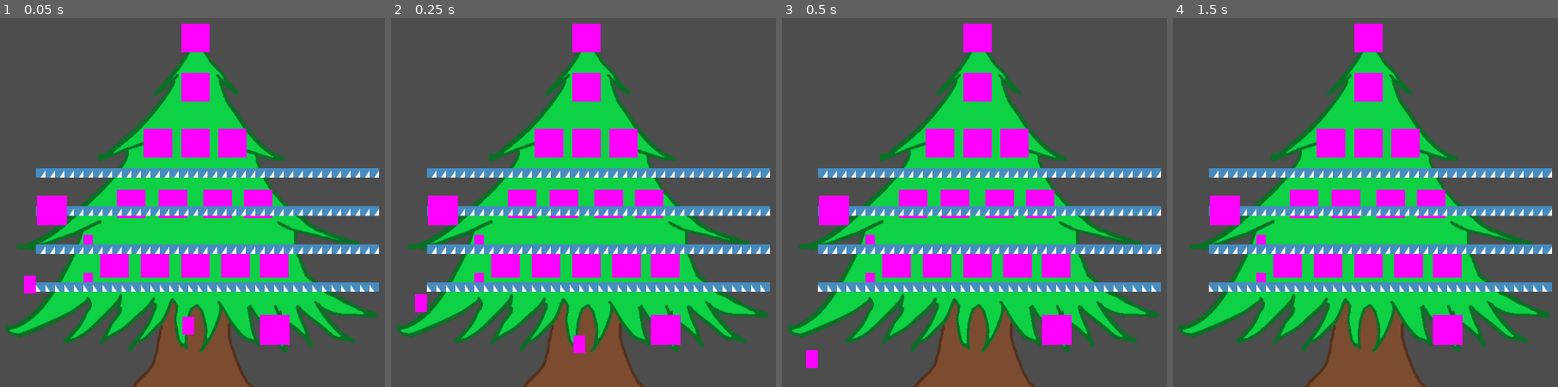
Above: before the commit, frames 1-4 (left to right).
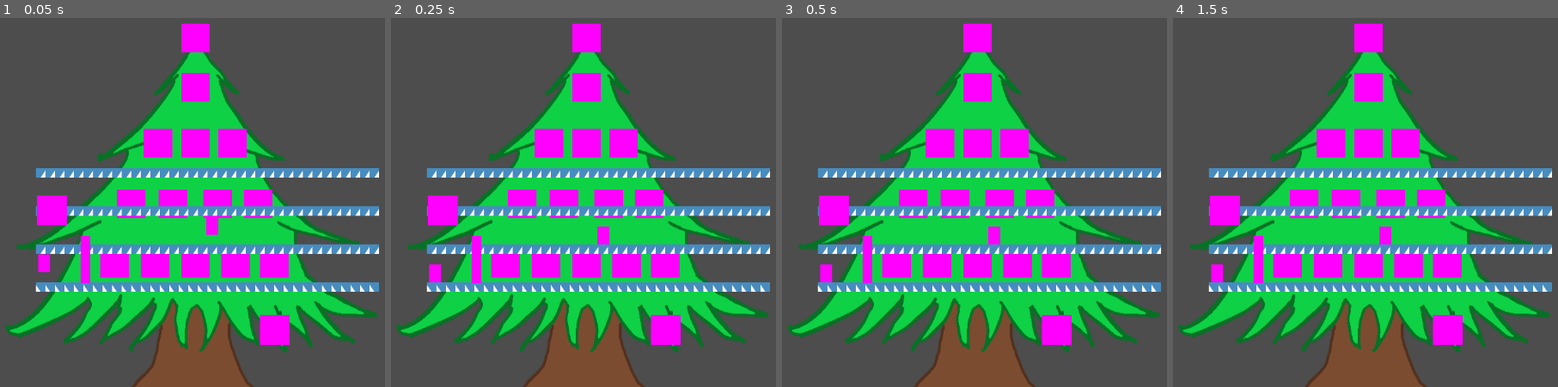
Above: after the commit, the same moments.

Repository: SupakornPholsiri/Decorate_christmas_tree
Game: Godot game, scene res://test.tscn
Same seed, same stepped clock (60 frames per second), same inputs: the game is played once before the commit and once after it. This scene is started directly instead of the project's main scene. The engine's default icon, where the game draws it, is replaced by a stand-in: a white triangle on a blue panel in a dark square.
Inputs:
- Up to frame 1 (0.05 s): no input
- Up to frame 2 (0.25 s): no input
- Up to frame 3 (0.5 s): no input
- Up to frame 4 (1.5 s): tap Enter at 1.25 s

The runs differ from the first frame. In frame 1, 0.9% of the frame differs, in the area x 6-57%, y 54-86%; in frame 2, 0.9%, in the area x 6-57%, y 56-91%; in frame 3, 0.8%; in frame 4, 0.6%.

Commit message:
change ladder into scene instead of tilemap

Diff:
--- a/Player/player.gd
+++ b/Player/player.gd
@@ -67,7 +67,7 @@
 			target_area.give_decor(self)
 	#endregion
 
-	# Ladder code
+	#region Ladder code
 	if target_area is Ladder and target_area.is_ladder_ready:
 		if target_area.ladder_type == "bottom" and Input.is_action_just_pressed(player_move_up):
 			global_position.y -= 60
@@ -76,6 +76,7 @@
 		else:
 			# TODO: Tell player that the ladder not ready
 			pass
+	#endregion
 
 # Get the nearest area that overlaps the InteractArea
 func nearest_overlapping_area():
--- /dev/null
+++ b/ladder/ladder.tscn
@@ -0,0 +1,59 @@
+[gd_scene load_steps=7 format=3 uid="uid://tw7xd7cky4ax"]
+
+[ext_resource type="Script" path="res://ladder/ladder.gd" id="1_ugrdm"]
+
+[sub_resource type="PlaceholderTexture2D" id="PlaceholderTexture2D_pkcny"]
+
+[sub_resource type="RectangleShape2D" id="RectangleShape2D_cg2pp"]
+size = Vector2(16, 33)
+
+[sub_resource type="RectangleShape2D" id="RectangleShape2D_g3gyb"]
+
+[sub_resource type="RectangleShape2D" id="RectangleShape2D_8qj5c"]
+size = Vector2(16, 27)
+
+[sub_resource type="RectangleShape2D" id="RectangleShape2D_mn7qj"]
+
+[node name="ladder" type="Node2D"]
+
+[node name="Sprite2D" type="Sprite2D" parent="."]
+position = Vector2(0, -31.5)
+scale = Vector2(16, 79)
+texture = SubResource("PlaceholderTexture2D_pkcny")
+
+[node name="bottom_ladder" type="Area2D" parent="."]
+script = ExtResource("1_ugrdm")
+ladder_type = "bottom"
+
+[node name="bottom_CollisionShape2D" type="CollisionShape2D" parent="bottom_ladder"]
+position = Vector2(0, -8.5)
+shape = SubResource("RectangleShape2D_cg2pp")
+
+[node name="CheckPlayerArea" type="Area2D" parent="bottom_ladder"]
+collision_layer = 0
+
+[node name="CollisionShape2D_top" type="CollisionShape2D" parent="bottom_ladder/CheckPlayerArea"]
+position = Vector2(0, -65)
+scale = Vector2(50, 1)
+shape = SubResource("RectangleShape2D_g3gyb")
+
+[node name="top_ladder" type="Area2D" parent="."]
+script = ExtResource("1_ugrdm")
+ladder_type = "top"
+
+[node name="top_CollisionShape2D" type="CollisionShape2D" parent="top_ladder"]
+position = Vector2(0, -57.5)
+shape = SubResource("RectangleShape2D_8qj5c")
+
+[node name="CheckPlayerArea" type="Area2D" parent="top_ladder"]
+collision_layer = 0
+
+[node name="CollisionShape2D_bottom" type="CollisionShape2D" parent="top_ladder/CheckPlayerArea"]
+position = Vector2(0, -2)
+scale = Vector2(50, 1)
+shape = SubResource("RectangleShape2D_mn7qj")
+
+[connection signal="body_entered" from="bottom_ladder/CheckPlayerArea" to="bottom_ladder" method="_on_check_player_area_body_entered"]
+[connection signal="body_exited" from="bottom_ladder/CheckPlayerArea" to="bottom_ladder" method="_on_check_player_area_body_exited"]
+[connection signal="body_entered" from="top_ladder/CheckPlayerArea" to="top_ladder" method="_on_check_player_area_body_entered"]
+[connection signal="body_exited" from="top_ladder/CheckPlayerArea" to="top_ladder" method="_on_check_player_area_body_exited"]
--- a/ladder/ladder_bottom.tscn
+++ /dev/null
@@ -1,31 +0,0 @@
-[gd_scene load_steps=5 format=3 uid="uid://deh3ma81uevd4"]
-
-[ext_resource type="Script" path="res://ladder/ladder.gd" id="1_po8kx"]
-
-[sub_resource type="PlaceholderTexture2D" id="PlaceholderTexture2D_kqbto"]
-
-[sub_resource type="RectangleShape2D" id="RectangleShape2D_kb2u8"]
-size = Vector2(16, 16)
-
-[sub_resource type="RectangleShape2D" id="RectangleShape2D_f7bb0"]
-
-[node name="ladder_bottom" type="Area2D"]
-script = ExtResource("1_po8kx")
-ladder_type = "bottom"
-
-[node name="Sprite2D" type="Sprite2D" parent="."]
-scale = Vector2(16, 16)
-texture = SubResource("PlaceholderTexture2D_kqbto")
-
-[node name="CollisionShape2D" type="CollisionShape2D" parent="."]
-shape = SubResource("RectangleShape2D_kb2u8")
-
-[node name="CheckPlayerArea" type="Area2D" parent="."]
-
-[node name="CollisionShape2D" type="CollisionShape2D" parent="CheckPlayerArea"]
-position = Vector2(0, -65)
-scale = Vector2(50, 1)
-shape = SubResource("RectangleShape2D_f7bb0")
-
-[connection signal="body_entered" from="CheckPlayerArea" to="." method="_on_check_player_area_body_entered"]
-[connection signal="body_exited" from="CheckPlayerArea" to="." method="_on_check_player_area_body_exited"]
--- a/ladder/ladder_top.tscn
+++ /dev/null
@@ -1,32 +0,0 @@
-[gd_scene load_steps=5 format=3 uid="uid://dvnvtitp6agth"]
-
-[ext_resource type="Script" path="res://ladder/ladder.gd" id="1_v8oy0"]
-
-[sub_resource type="PlaceholderTexture2D" id="PlaceholderTexture2D_kqbto"]
-
-[sub_resource type="RectangleShape2D" id="RectangleShape2D_kb2u8"]
-size = Vector2(16, 16)
-
-[sub_resource type="RectangleShape2D" id="RectangleShape2D_w575e"]
-
-[node name="ladder_bottom" type="Area2D"]
-script = ExtResource("1_v8oy0")
-ladder_type = "top"
-
-[node name="Sprite2D" type="Sprite2D" parent="."]
-scale = Vector2(16, 16)
-texture = SubResource("PlaceholderTexture2D_kqbto")
-
-[node name="CollisionShape2D" type="CollisionShape2D" parent="."]
-shape = SubResource("RectangleShape2D_kb2u8")
-
-[node name="CheckPlayerArea" type="Area2D" parent="."]
-
-[node name="CollisionShape2D" type="CollisionShape2D" parent="CheckPlayerArea"]
-position = Vector2(0, 65)
-scale = Vector2(50, 1)
-shape = SubResource("RectangleShape2D_w575e")
-
-[connection signal="body_entered" from="." to="." method="_on_body_entered"]
-[connection signal="body_entered" from="CheckPlayerArea" to="." method="_on_check_player_area_body_entered"]
-[connection signal="body_exited" from="CheckPlayerArea" to="." method="_on_check_player_area_body_exited"]
--- a/test.tscn
+++ b/test.tscn
@@ -1,9 +1,10 @@
-[gd_scene load_steps=5 format=3 uid="uid://xlbf2eyjsgss"]
+[gd_scene load_steps=6 format=3 uid="uid://xlbf2eyjsgss"]
 
 [ext_resource type="PackedScene" uid="uid://dy68wvf0wasa2" path="res://Player/player.tscn" id="1_a3iwq"]
 [ext_resource type="TileSet" uid="uid://cib57u0ox4fx0" path="res://test_tile_set.tres" id="2_ynh0h"]
 [ext_resource type="PackedScene" uid="uid://cjeu0723674cg" path="res://christmas_tree/christmas_tree.tscn" id="3_u8ses"]
 [ext_resource type="PackedScene" uid="uid://cxxxv5x4koug6" path="res://decorations/decoration_box.tscn" id="4_y6cn2"]
+[ext_resource type="PackedScene" uid="uid://tw7xd7cky4ax" path="res://ladder/ladder.tscn" id="5_icn37"]
 
 [node name="Test" type="Node"]
 metadata/_edit_vertical_guides_ = [405.0, 716.0]
@@ -15,14 +16,14 @@
 position = Vector2(138, -104)
 tile_set = ExtResource("2_ynh0h")
 format = 2
-layer_0/tile_data = PackedInt32Array(2359306, 262144, 2, 235 …(2815 unchanged characters)… , 1572908, 196608, 2, 1572909, 196608, 2, 2031631, 2, 196608, 2293775, 2, 131072)
+layer_0/tile_data = PackedInt32Array(2359306, 262144, 2, 235 …(2815 unchanged characters)… , 1572908, 196608, 2, 1572909, 196608, 2)
 
 [node name="P1" parent="." instance=ExtResource("1_a3iwq")]
-position = Vector2(289, 474)
+position = Vector2(312, 436)
 which_player = 1.0
 
 [node name="P2" parent="." instance=ExtResource("1_a3iwq")]
-position = Vector2(554, 543)
+position = Vector2(594, 375)
 which_player = 2.0
 
 [node name="DecorationBox2" parent="." instance=ExtResource("4_y6cn2")]
@@ -31,4 +32,5 @@
 [node name="DecorationBox" parent="." instance=ExtResource("4_y6cn2")]
 position = Vector2(699, 552)
 
-[connection signal="body_entered" from="TileMap/ladder_bottom" to="TileMap/ladder_bottom" method="_on_body_entered"]
+[node name="ladder" parent="." instance=ExtResource("5_icn37")]
+position = Vector2(381, 465)
--- a/test_tile_set.tres
+++ b/test_tile_set.tres
@@ -1,8 +1,6 @@
-[gd_resource type="TileSet" load_steps=6 format=3 uid="uid://cib57u0ox4fx0"]
+[gd_resource type="TileSet" load_steps=3 format=3 uid="uid://cib57u0ox4fx0"]
 
 [ext_resource type="Texture2D" uid="uid://d3xcv7sredy63" path="res://icon.svg" id="1_6gtl0"]
-[ext_resource type="PackedScene" uid="uid://deh3ma81uevd4" path="res://ladder/ladder_bottom.tscn" id="2_4tai5"]
-[ext_resource type="PackedScene" uid="uid://dvnvtitp6agth" path="res://ladder/ladder_top.tscn" id="3_3g7dg"]
 
 [sub_resource type="TileSetAtlasSource" id="TileSetAtlasSource_d8f4g"]
 texture = ExtResource("1_6gtl0")
@@ -201,11 +199,6 @@
 7:7/0/physics_layer_0/linear_velocity = Vector2(0, 0)
 7:7/0/physics_layer_0/angular_velocity = 0.0
 
-[sub_resource type="TileSetScenesCollectionSource" id="TileSetScenesCollectionSource_0jopx"]
-scenes/2/scene = ExtResource("2_4tai5")
-scenes/3/scene = ExtResource("3_3g7dg")
-
 [resource]
 physics_layer_0/collision_layer = 2
 sources/0 = SubResource("TileSetAtlasSource_d8f4g")
-sources/2 = SubResource("TileSetScenesCollectionSource_0jopx")
Not shown: 1 places in main.tscn that only renumber resources
